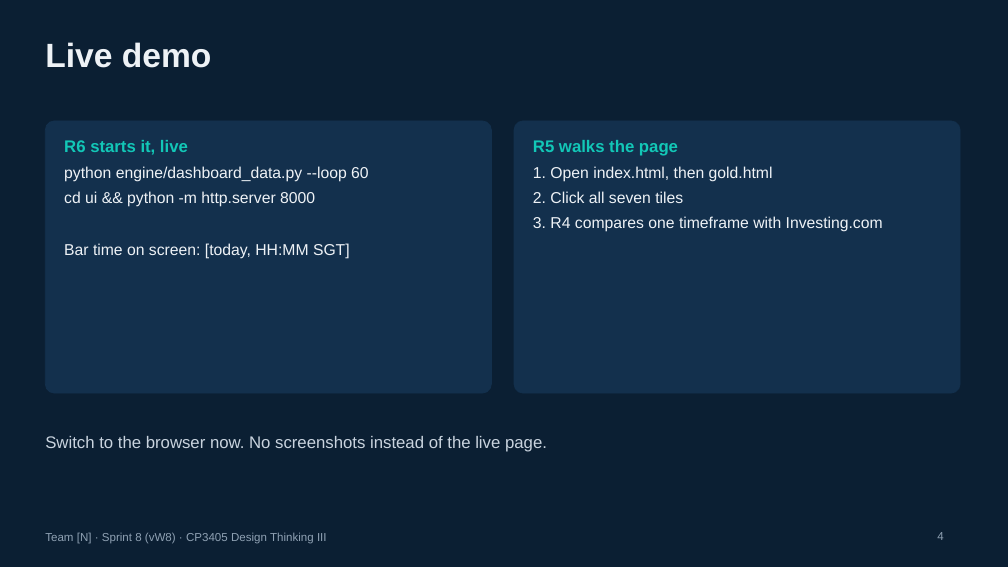
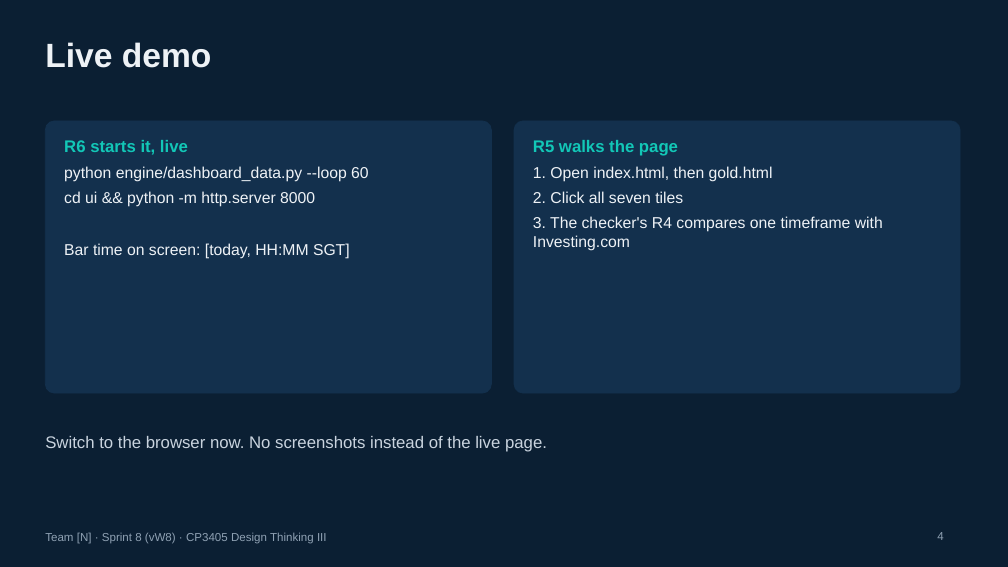
Before and after one commit to ProfDrTan/dt3-tr3-26-course-website, a slide deck: slide 4 of assets/sprint8/sprint8-presentation-template.pptx. Drawn at 1008x567 pixels with LibreOffice and Linux fonts; fonts in the diff are those of the drawing. Boxes give left, top, right and bottom in pixels: in the first picture for what was removed or moved away, otherwise in the second. Text is boxed around its words. In the diff, an @@ line names an element or a change of style, - is before the commit and + after.

Commit message:
Sprint 8: Practical A teams check each other in rotation (1->2->3->1); Team 4 self-audits; template updated

```diff
--- a/assets/sprint8/sprint8-presentation-template.pptx
+++ b/assets/sprint8/sprint8-presentation-template.pptx
@@ text at (533,216,883,251): text changed @@
-3. R4 compares one timeframe with Investing.com
+3. The checker's R4 compares one timeframe with Investing.com
```
Also in this commit, not shown: 2 other slides changed, 1 other file.
